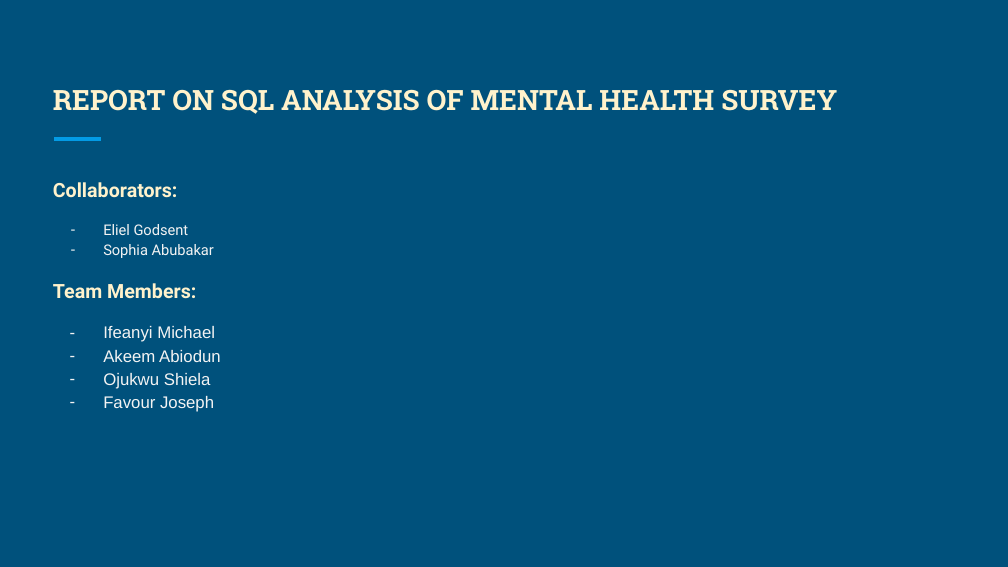
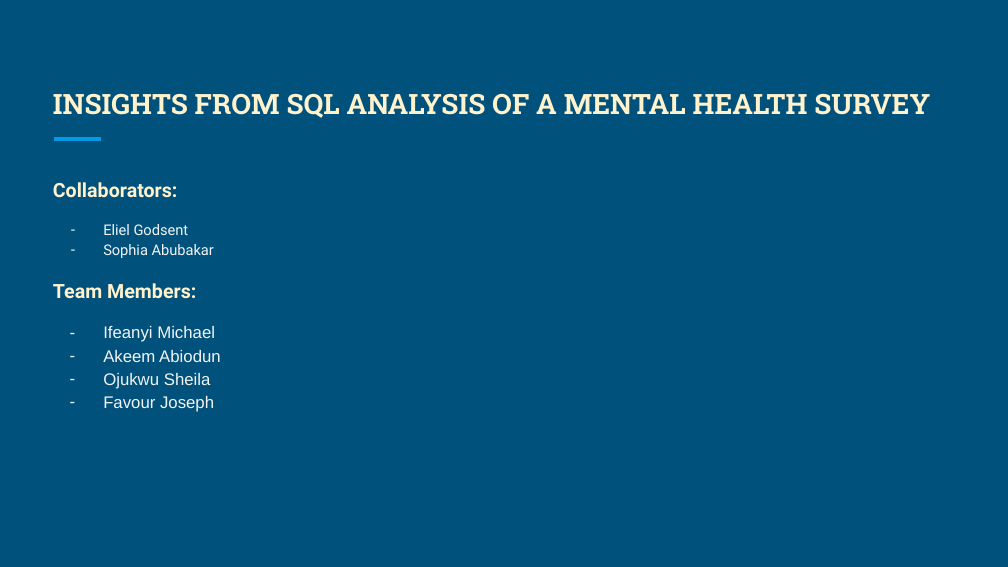
Before and after one commit to Mikingsley02/Delta-Team, a slide deck: slide 2 of THE ADA PROJECT TEAM DELTA - DATA TRACK.pptx. Drawn at 1008x567 pixels with LibreOffice and Linux fonts; fonts in the diff are those of the drawing. Boxes give left, top, right and bottom in pixels: in the first picture for what was removed or moved away, otherwise in the second. Text is boxed around its words. In the diff, an @@ line names an element or a change of style, - is before the commit and + after.

```diff
--- a/THE ADA PROJECT TEAM DELTA - DATA TRACK.pptx
+++ b/THE ADA PROJECT TEAM DELTA - DATA TRACK.pptx
@@ title at bbox=[53, 93, 930, 118]: text changed @@
-REPORT ON SQL ANALYSIS OF MENTAL HEALTH SURVEY
+INSIGHTS FROM SQL ANALYSIS OF A MENTAL HEALTH SURVEY
@@ text at bbox=[103, 373, 211, 389]: text changed @@
-– Ojukwu Shiela
+– Ojukwu Sheila
```
Also in this commit, not shown: 5 other slides changed, 3 slides added, 2 slides removed.
